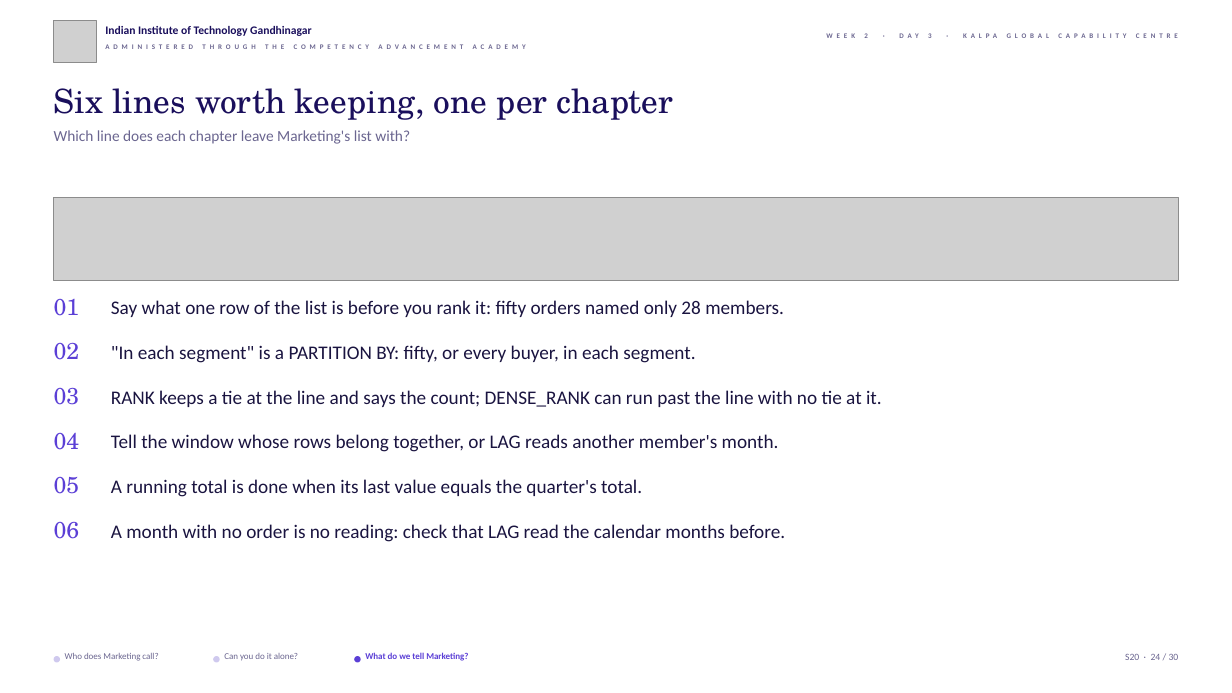
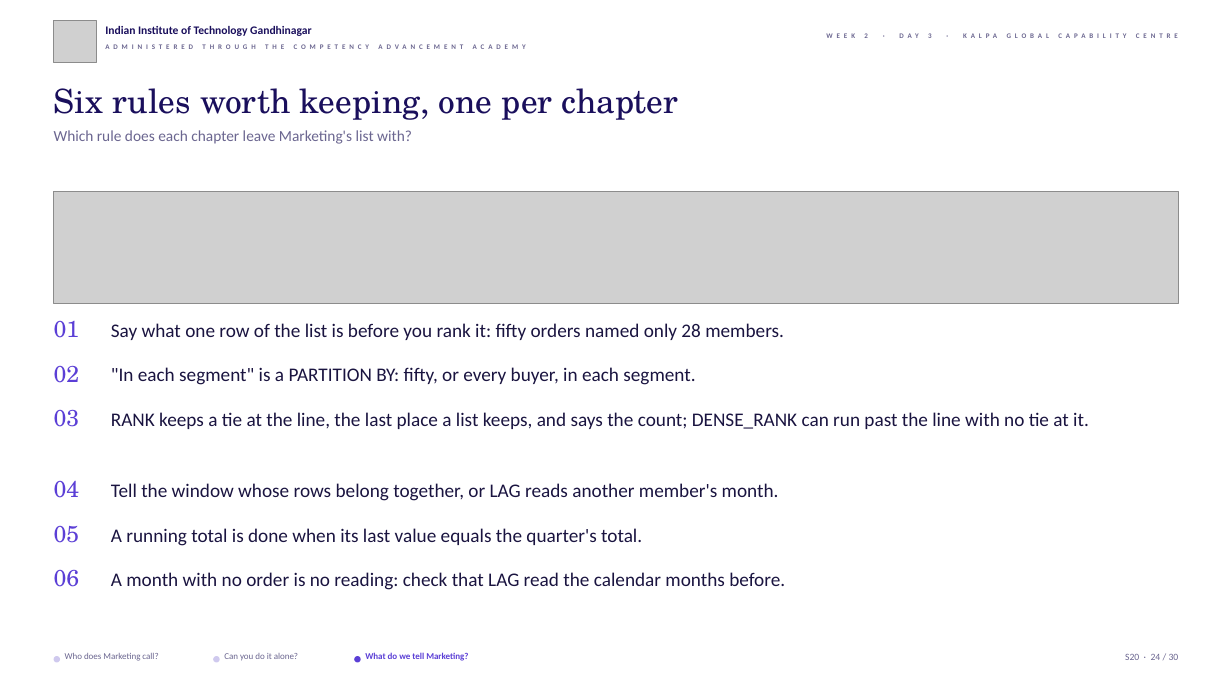
Before and after one commit to fde-academy-lab/c2-content-factory, a slide deck: slide 24 of content/W02/D3/slides/C2_W02_D03_half2_STUDENT.pptx. Drawn at 1232x693 pixels with LibreOffice and Linux fonts; fonts in the diff are those of the drawing; grey boxes stand for pictures; background and template pictures are left out. Boxes give left, top, right and bottom in pixels: in the first picture for what was removed or moved away, otherwise in the second. Text is boxed around its words. In the diff, an @@ line names an element or a change of style, - is before the commit and + after.

```diff
--- a/content/W02/D3/slides/C2_W02_D03_half2_STUDENT.pptx
+++ b/content/W02/D3/slides/C2_W02_D03_half2_STUDENT.pptx
@@ text at <box>54,88,678,120</box>: text changed @@
-Six lines worth keeping, one per chapter
+Six rules worth keeping, one per chapter
@@ text at <box>54,130,412,144</box>: text changed @@
-Which line does each chapter leave Marketing's list with?
+Which rule does each chapter leave Marketing's list with?
@@ picture: place and size @@
-picture at <box>54,198,1178,281</box>
+picture at <box>54,191,1178,303</box>
@@ text "02": place and size @@
-text "02" at <box>54,343,80,360</box>
+text "02" at <box>54,366,80,383</box>
@@ text ""In each segment" is a ...": place and size @@
-text ""In each segment" is a ..." at <box>111,345,695,363</box>
+text ""In each segment" is a ..." at <box>111,367,695,385</box>
@@ 3 texts: place and size @@
-3 texts at <box>54,299,784,405</box>
+3 texts at <box>54,321,784,427</box>
@@ text at <box>111,412,1089,429</box>: text changed @@
-RANK keeps a tie at the line and says the count; DENSE_RANK can run past the line with no tie at it.
+RANK keeps a tie at the line, the last place a list keeps, and says the count; DENSE_RANK can run past the line with no tie at it.
@@ 6 texts: place and size @@
-6 texts at <box>54,433,785,542</box>
+6 texts at <box>54,481,785,590</box>
```
Also in this commit, not shown: 21 other slides changed, 43 other files.
